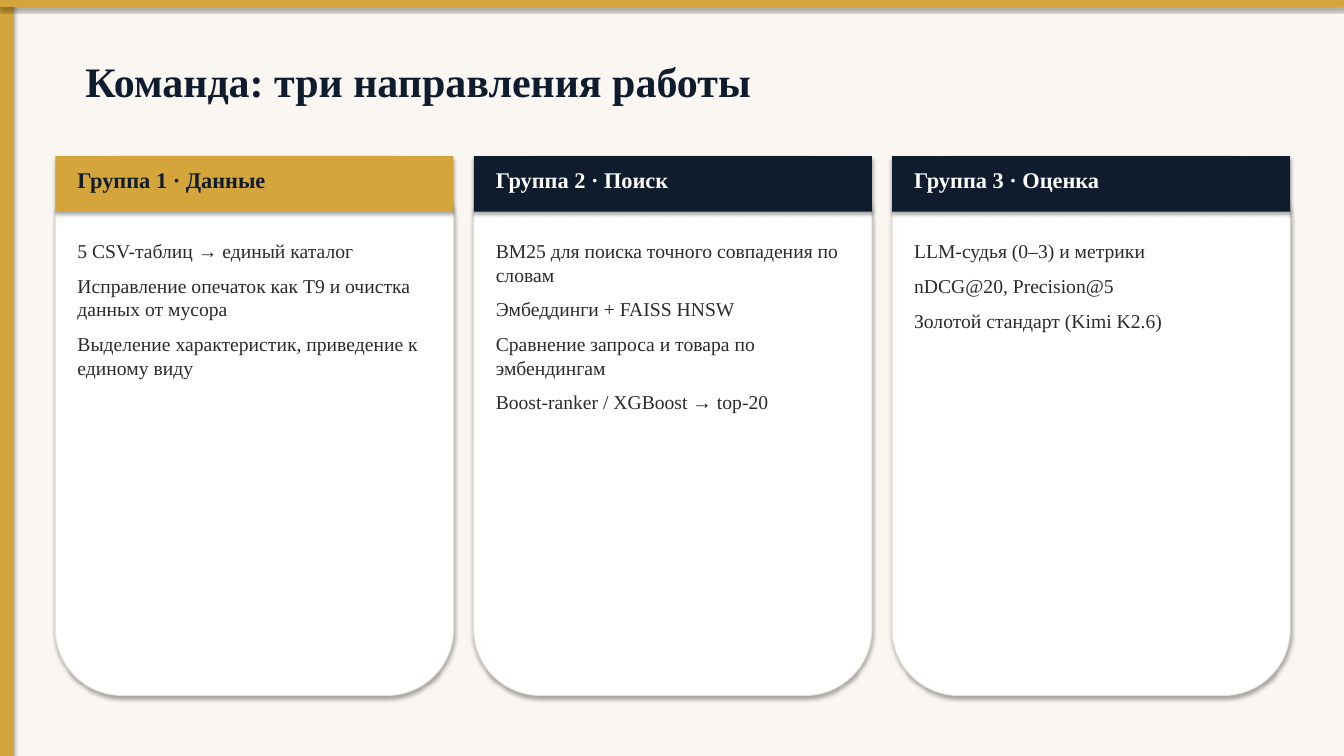
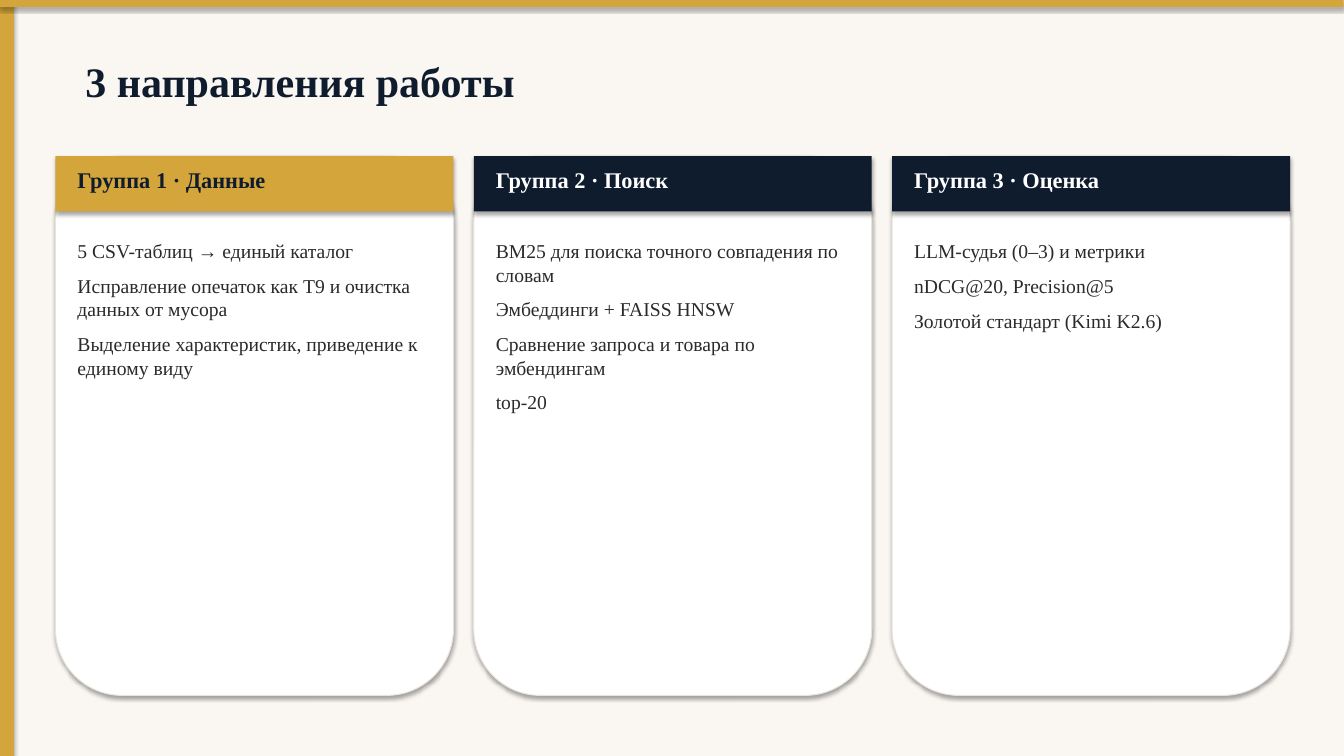
Before and after one commit to firsovps-tech/Most_cool_project_in_the_world, a slide deck: slide 9 of presentation_libre.pptx (slide 7 before the commit). Drawn at 1344x756 pixels with LibreOffice and Linux fonts; fonts in the diff are those of the drawing. Boxes give left, top, right and bottom in pixels: in the first picture for what was removed or moved away, otherwise in the second. Text is boxed around its words. In the diff, an @@ line names an element or a change of style, - is before the commit and + after.

```diff
--- a/presentation_libre.pptx
+++ b/presentation_libre.pptx
@@ text at bbox=[85, 67, 515, 105]: text changed @@
-Команда: три направления работы
+3 направления работы
@@ text at bbox=[496, 396, 547, 414]: text changed @@
-Boost-ranker / XGBoost → top-20
+top-20
```
Also in this commit, not shown: 2 other slides changed, 4 slides added, 2 slides removed.
